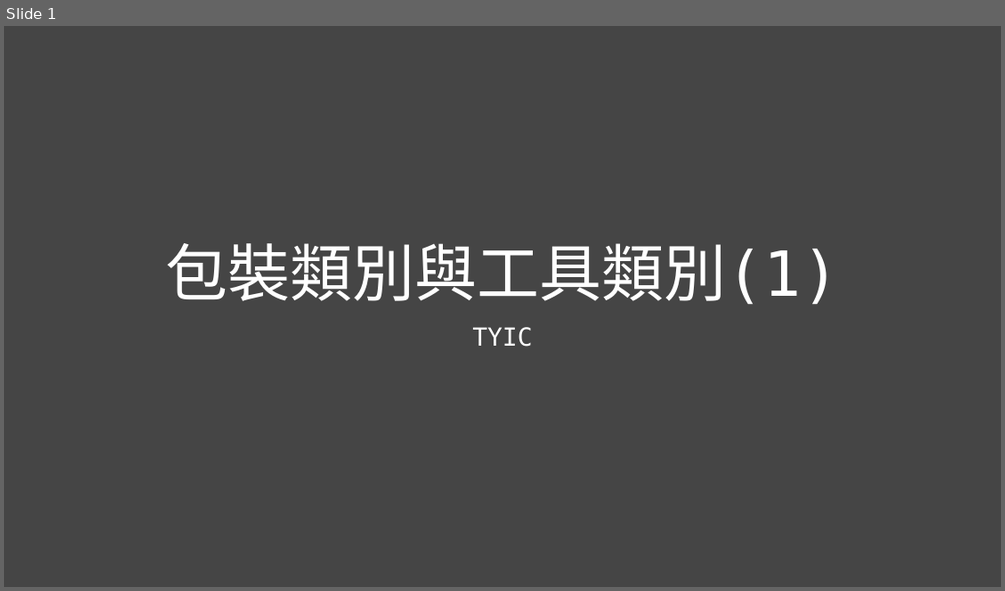
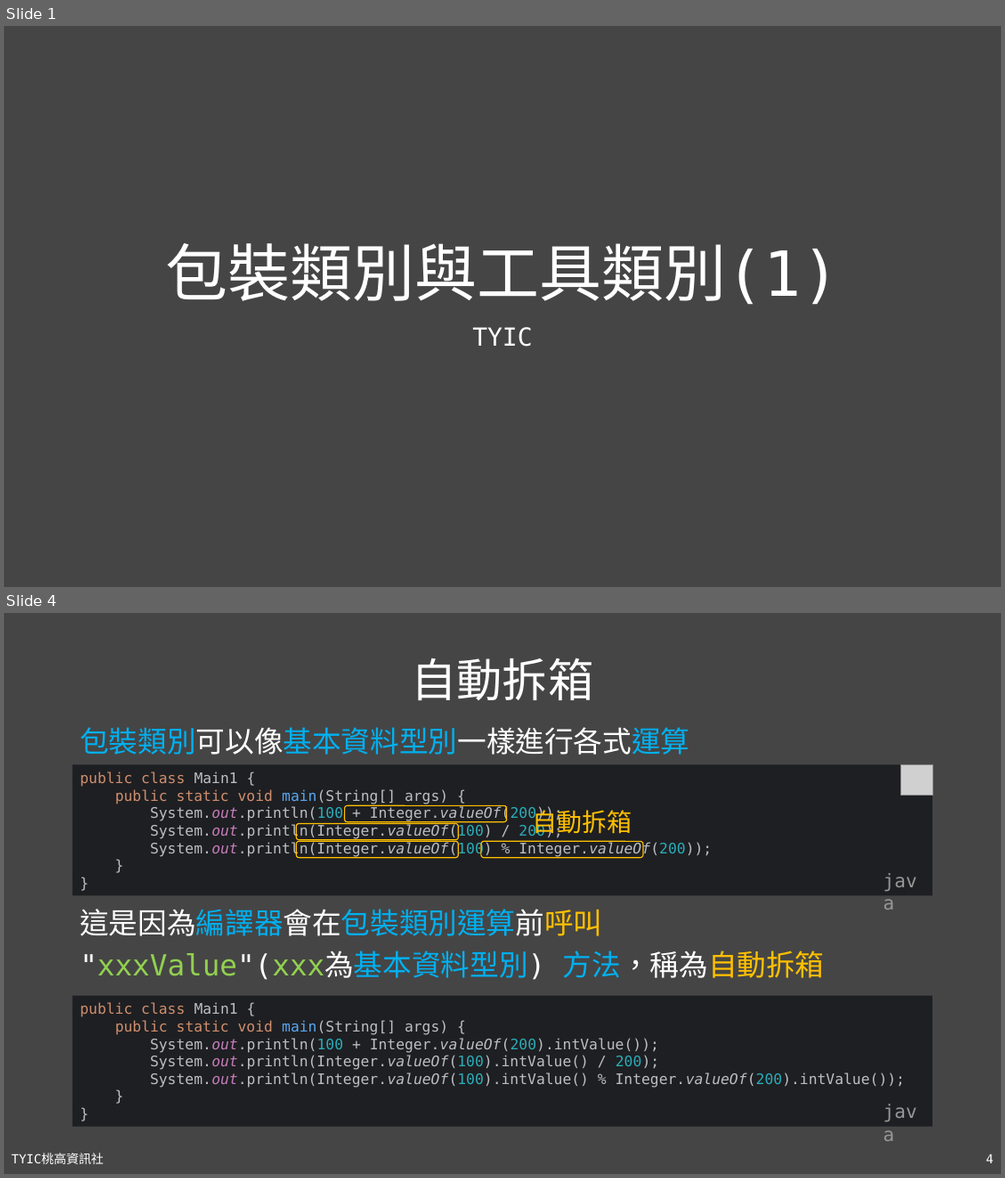
Before and after one commit to TYSHIC/slides, a slide deck: powerpoint/10_包裝類別與工具類別(1).pptx. Shown one above the other, each under a label of ours: slide 1 before the commit, slides 1 and 4 after it; the slides between them are not shown. The pictures are 1005x591 and 1005x1178 pixels, drawn with LibreOffice and Linux fonts; fonts in the diff are those of the drawing; grey boxes stand for pictures. Boxes give left, top, right and bottom in pixels: in the first picture for what was removed or moved away, otherwise in the second. Text is boxed around its words. In the diff, an @@ line names an element or a change of style, - is before the commit and + after.

Commit message:
10_wrapper_class

```diff
--- a/powerpoint/10_包裝類別與工具類別(1).pptx
+++ b/powerpoint/10_包裝類別與工具類別(1).pptx
@@ slide 4 added at [4,613,1001,1174], background #454545 @@
@@ title added at [411,658,593,700], 44 pt, text #FFFFFF @@
+自動拆箱
@@ text added at [80,727,689,755], 28 pt, text #00B0F0 @@
+包裝類別可以像基本資料型別一樣進行各式運算
@@ rectangle added at [73,765,933,896], fill #1E1F22, 14 pt, text #BCBEC4 @@
+public class Main1 {
+public static void main(String[] args) {
+System.out.println(100 + Integer.valueOf(200));
+System.out.println(Integer.valueOf(100) / 200);
+System.out.println(Integer.valueOf(100) % Integer.valueOf(200));
+}
+}
@@ picture added at [901,765,933,795] @@
@@ rounded rectangle added at [297,823,459,840], outline #FFC000 1 pt @@
@@ rounded rectangle added at [344,806,507,822], outline #FFC000 1 pt @@
@@ text added at [532,806,631,838], 24 pt, text #FFC000 @@
+自動拆箱
@@ rounded rectangle added at [297,841,459,858], outline #FFC000 1 pt @@
@@ rounded rectangle added at [481,841,643,858], outline #FFC000 1 pt @@
@@ text added at [876,866,933,896], 18 pt, text #969696 @@
+java
@@ text added at [80,908,825,980], 28 pt, text #00B0F0 @@
+這是因為編譯器會在包裝類別運算前呼叫
+"xxxValue"(xxx為基本資料型別) 方法，稱為自動拆箱
@@ rectangle added at [73,996,933,1127], fill #1E1F22, 14 pt, text #BCBEC4 @@
+public class Main1 {
+public static void main(String[] args) {
+System.out.println(100 + Integer.valueOf(200).intValue());
+System.out.println(Integer.valueOf(100).intValue() / 200);
+System.out.println(Integer.valueOf(100).intValue() % Integer.valueOf(200).intValue());
+}
+}
@@ text added at [876,1096,933,1126], 18 pt, text #969696 @@
+java
@@ text added at [11,1153,104,1164], 12 pt, text #FFFFFF @@
+TYIC桃高資訊社
@@ page number added at [986,1154,993,1163], 12 pt, text #FFFFFF @@
+4
```
Also in this commit, not shown: 1 slide changed, 2 other slides added, 4 other files.
